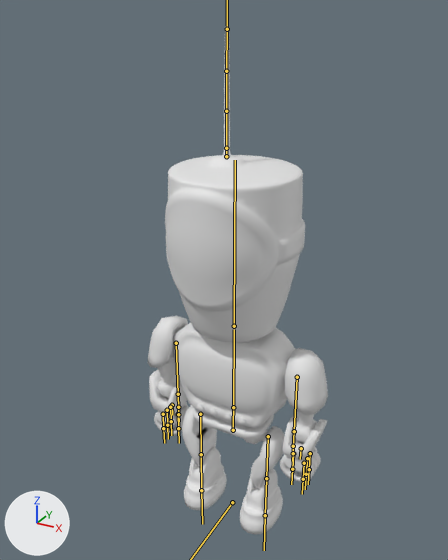
A saved change to the FBX model BODY/Assets/Main/Meshes/Character/hauke.fbx.
The view is the same before and after, from a 50 mm camera at (0.339, -0.645, 0.688) aimed at (-0.005, -0.019, 0.375). Every picture has the same lights, and +X, +Y and +Z are marked at lower left. The bones that bend it are drawn over the model as lines.

Objects in the first picture: 'Hauke'.
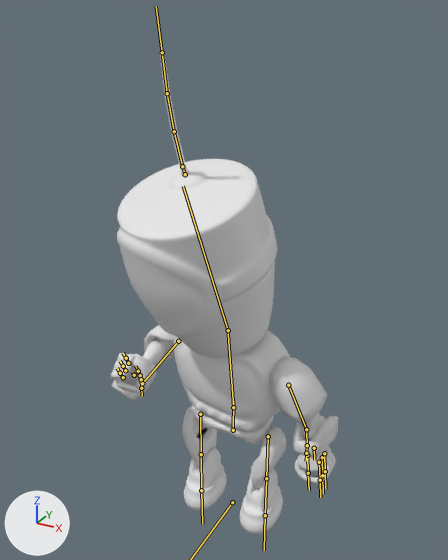
The newer file adds an action. The first version stands in its rest pose; the second is drawn at frame 1 of the action 'Rig|Clean'.

What the commit changed:
Bone 'spine' (bone_spine) turns from (0, 0, 0) to (6, -9, 0) degrees about its own x, y and z.
Bone 'head' (bone_head) turns from (0, 0, 0) to (14, -14, -2) degrees about its own x, y and z.
Bone 'antenna_1' (bone_antenna_1) turns from (0, 0, 0) to (0, 0, -5) degrees about its own x, y and z.
Bone 'antenna_2' (bone_antenna_2) turns from (0, 0, 0) to (0, 0, -5) degrees about its own x, y and z.
Bone 'antenna_3' (bone_antenna_3) turns from (0, 0, 0) to (0, 0, -5) degrees about its own x, y and z.
Bone 'upper_arm.L' (bone_upper_arm_l) turns from (0, 0, 0) to (-14, 0, 9) degrees about its own x, y and z.
Bone 'forearm.L' (bone_forearm_l) turns from (0, 0, 0) to (25, 0, 0) degrees about its own x, y and z.
Bone 'hand.L' (bone_hand_l) turns from (0, 0, 0) to (0, -13, 0) degrees about its own x, y and z.
Bone 'upper_arm.R' (bone_upper_arm_r) turns from (0, 0, 0) to (81, -9, -26) degrees about its own x, y and z.
Bone 'forearm.R' (bone_forearm_r) turns from (0, 0, 0) to (70, 0, 0) degrees about its own x, y and z.
Bone 'hand.R' (bone_hand_r) turns from (0, 0, 0) to (0, 16, 0) degrees about its own x, y and z.

Pixel boxes (x1, y1, x2, y2) of what changed, in the pictures (448 x 560 px):
'Hauke', posed (26% wider)
    before: (147, 26, 328, 534)
    after: (110, 49, 338, 535)
bone 'spine', root to tip
    before: (233, 407) to (234, 329)
    after: (233, 407) to (228, 333)
bone 'head', root to tip
    before: (234, 326) to (235, 160)
    after: (228, 330) to (183, 186)
bone 'antenna_1', root to tip
    before: (226, 148) to (226, 111)
    after: (182, 166) to (174, 131)
bone 'antenna_2', root to tip
    before: (226, 111) to (226, 71)
    after: (174, 131) to (167, 93)
bone 'antenna_3', root to tip
    before: (226, 71) to (227, 29)
    after: (167, 93) to (162, 52)
bone 'upper_arm.L', root to tip
    before: (297, 377) to (294, 431)
    after: (288, 385) to (306, 429)
bone 'forearm.L', root to tip
    before: (294, 431) to (293, 447)
    after: (306, 429) to (307, 447)
bone 'hand.L', root to tip
    before: (301, 448) to (300, 459)
    after: (314, 448) to (314, 460)
bone 'upper_arm.R', root to tip
    before: (176, 343) to (178, 394)
    after: (178, 341) to (142, 383)
bone 'forearm.R', root to tip
    before: (178, 394) to (178, 408)
    after: (142, 383) to (140, 379)
bone 'hand.R', root to tip
    before: (172, 405) to (172, 415)
    after: (134, 375) to (132, 372)
